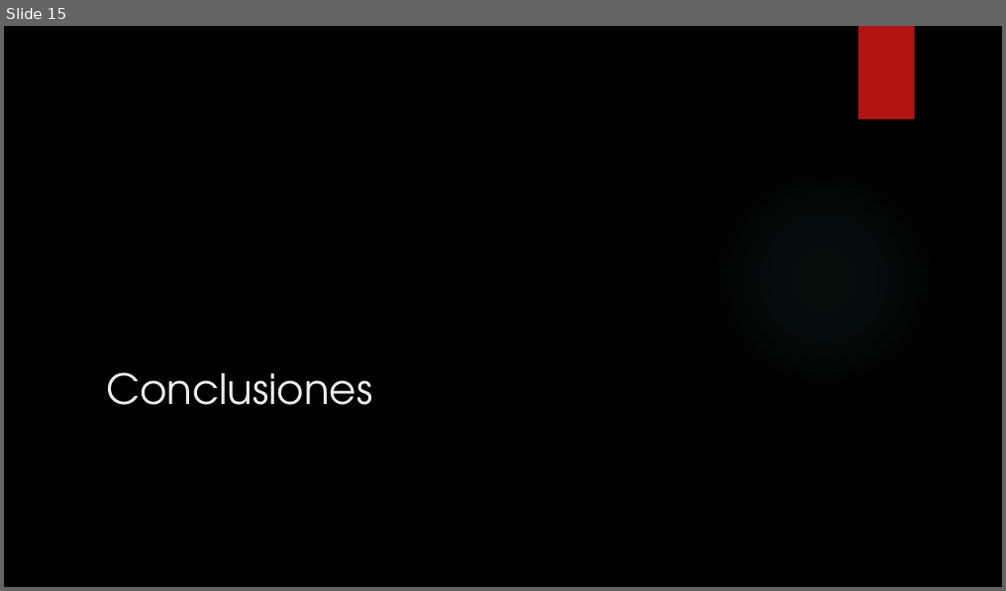
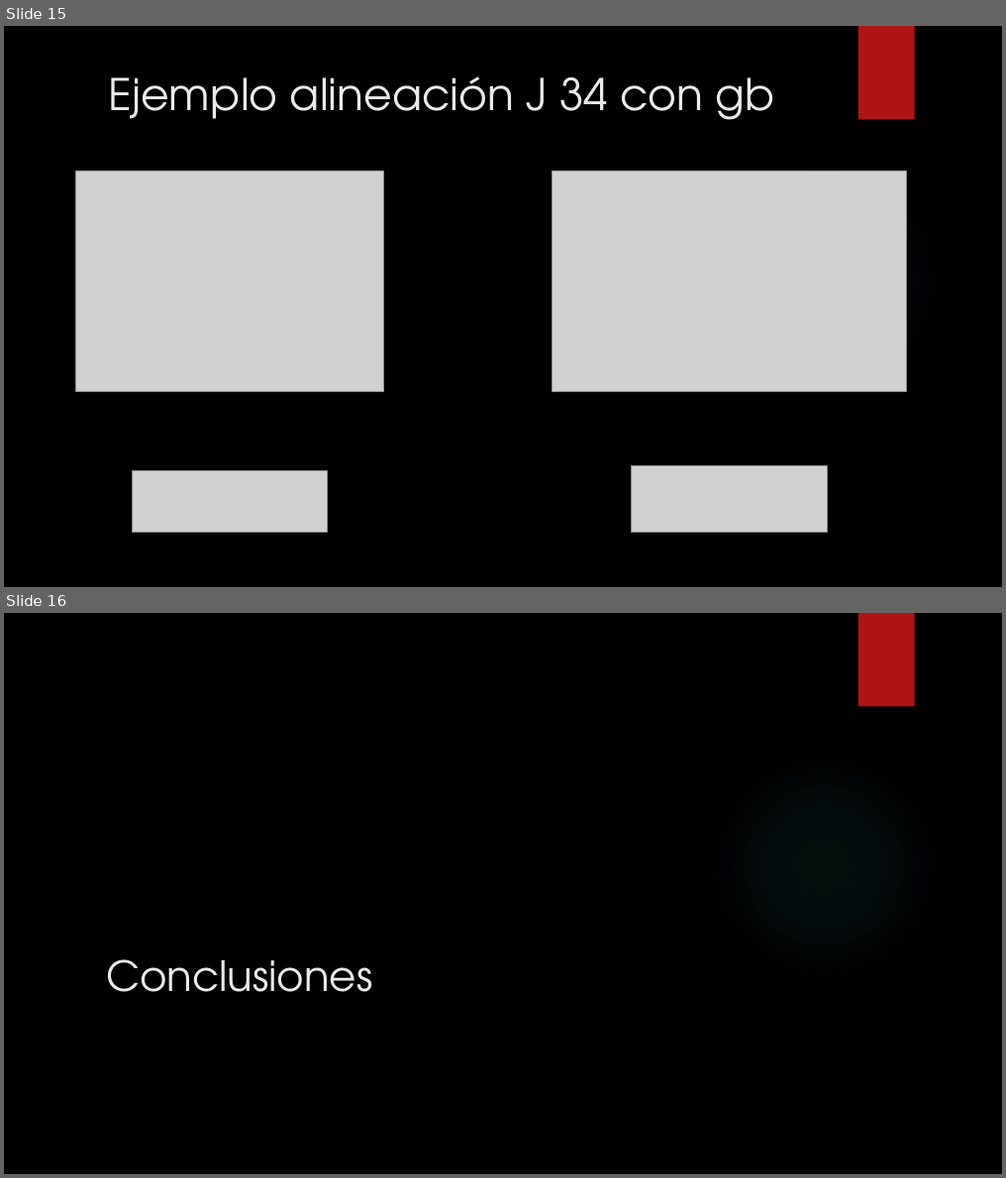
Before and after one commit to Gobuub/Proyecto-Final-Bootcamp, a slide deck: ML_Project.pptx. Shown one above the other, each under a label of ours: slide 15 before the commit, slides 15 and 16 after it. The pictures are 1006x591 and 1006x1178 pixels, drawn with LibreOffice and Linux fonts; fonts in the diff are those of the drawing; grey boxes stand for pictures; background and template pictures are left out. Boxes give left, top, right and bottom in pixels: in the first picture for what was removed or moved away, otherwise in the second. Text is boxed around its words. In the diff, an @@ line names an element or a change of style, - is before the commit and + after.

```diff
--- a/ML_Project.pptx
+++ b/ML_Project.pptx
@@ slide 15 added at [4,26,1002,587], background picture (left out); not listed: 2 template elements that a slide beside it also shows @@
@@ title added at [109,76,775,120], 42 pt, text #EBEBEB @@
+Ejemplo alineación J 34 con gb
@@ picture added at [75,172,383,392] @@
@@ picture added at [551,172,906,392] @@
@@ picture added at [632,467,827,533] @@
@@ picture added at [132,472,327,533] @@
@@ what was slide 15 is now slide 16 @@
```
Also in this commit, not shown: 1 slide changed, 2 other files.
